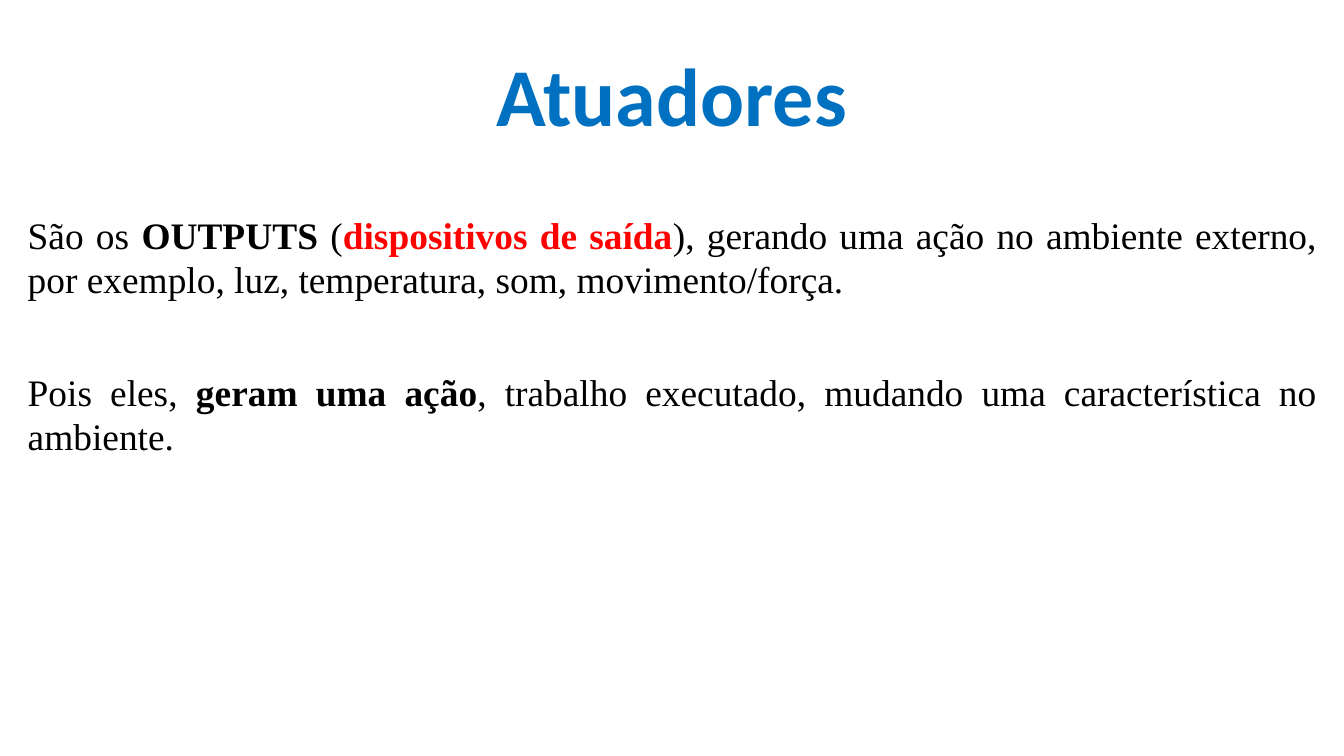
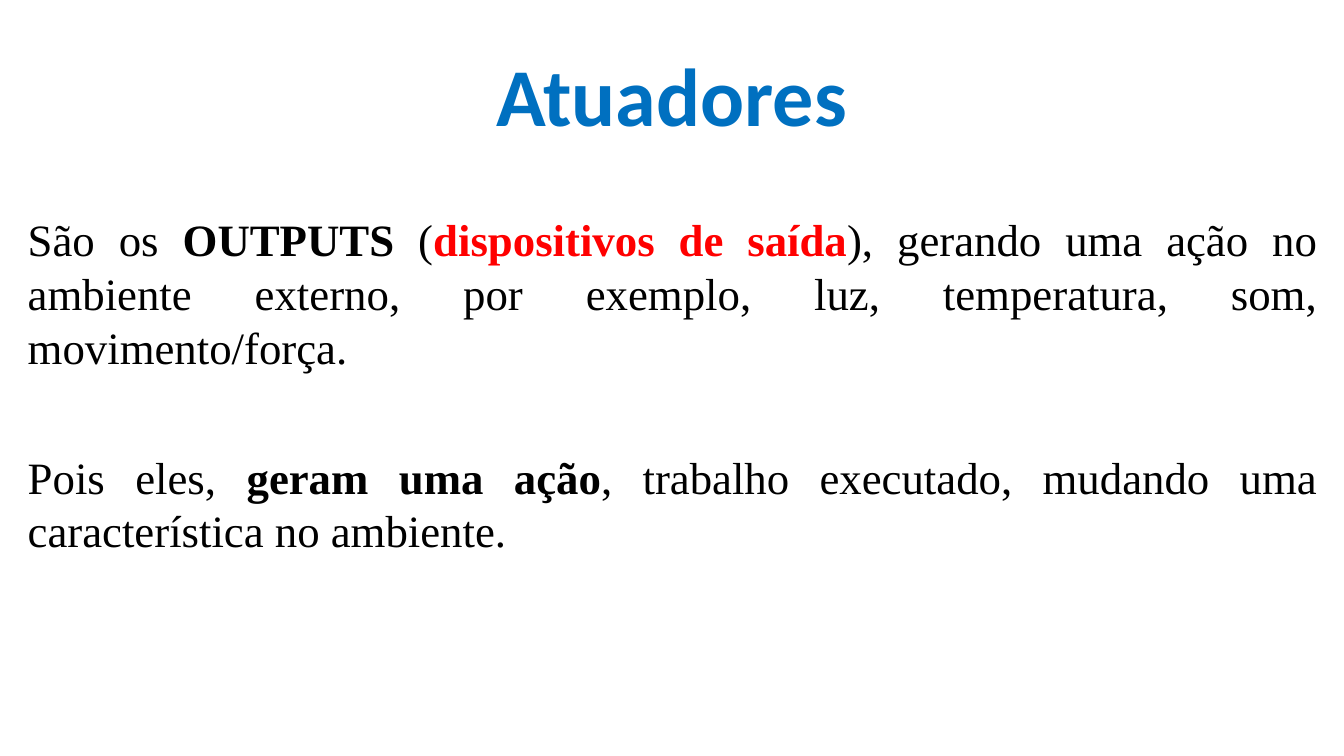
Before and after one commit to CloudEducationBrazil/WydenArea1ProgramacaoMicrocontroladores, a slide deck: slide 35 of 01 Classes/Aula 07 - Programação Microcontroladores - Periféricos Externos- Protocolos Sensores e Atuadores.pptx. Drawn at 1344x756 pixels with LibreOffice and Linux fonts; fonts in the diff are those of the drawing; background and template pictures are left out. Boxes give left, top, right and bottom in pixels: in the first picture for what was removed or moved away, otherwise in the second. Text is boxed around its words. In the diff, an @@ line names an element or a change of style, - is before the commit and + after.

```diff
--- a/01 Classes/Aula 07 - Programação Microcontroladores - Periféricos Externos- Protocolos Sensores e Atuadores.pptx
+++ b/01 Classes/Aula 07 - Programação Microcontroladores - Periféricos Externos- Protocolos Sensores e Atuadores.pptx
@@ text "São os OUTPUTS (dispositivos de ..." at (28, 225, 1317, 548): size 20 to 24 pt @@
```
Also in this commit, not shown: 7 other slides changed, 2 other files.
